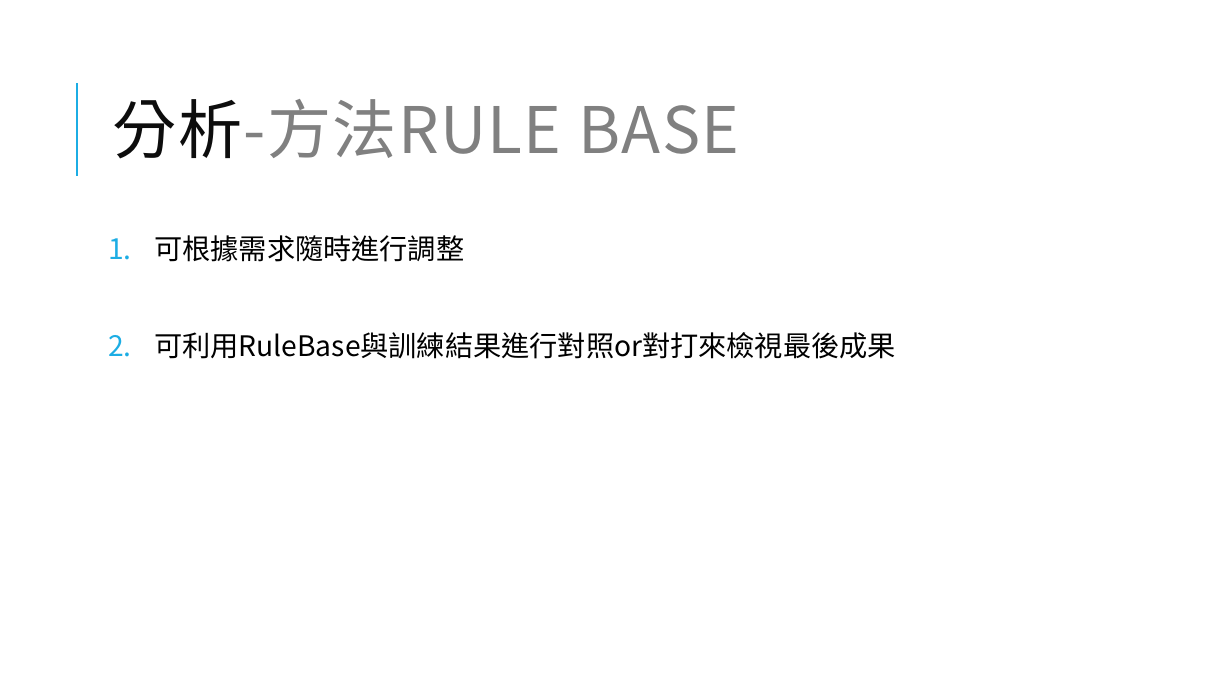
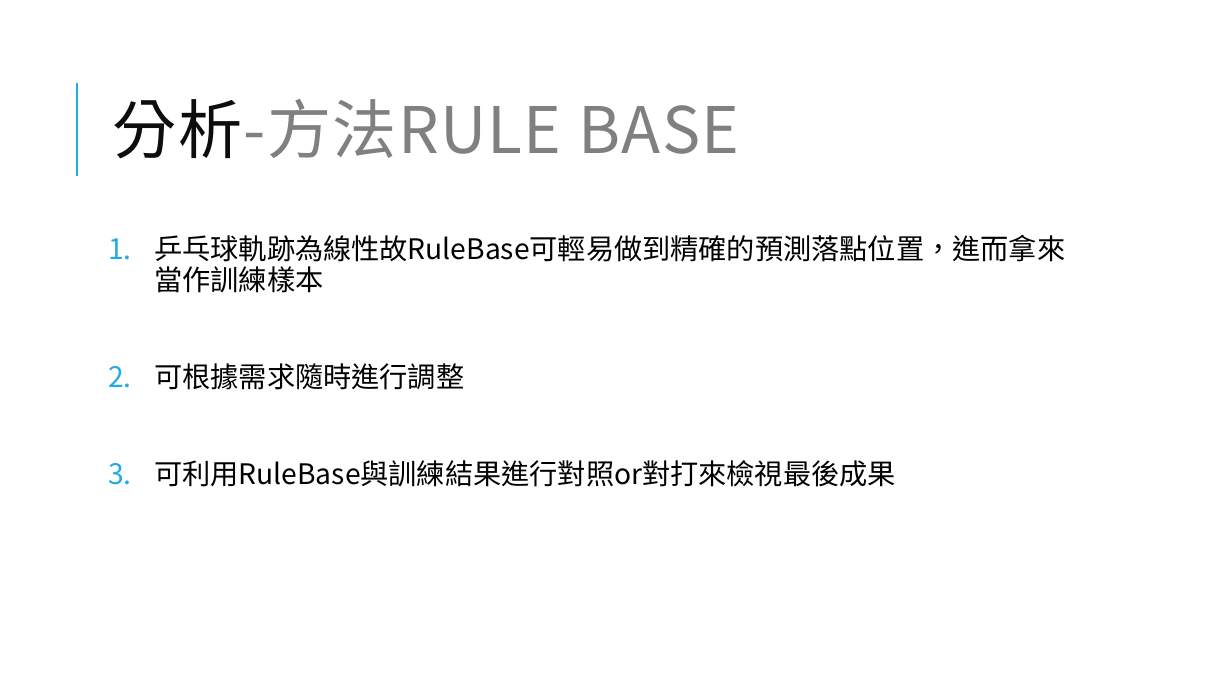
Before and after one commit to HsuTengHsiung/Arkanoid, a slide deck: slide 10 of 機器學習-桌球.pptx. Drawn at 1232x693 pixels with LibreOffice and Linux fonts; fonts in the diff are those of the drawing. Boxes give left, top, right and bottom in pixels: in the first picture for what was removed or moved away, otherwise in the second. Text is boxed around its words. In the diff, an @@ line names an element or a change of style, - is before the commit and + after.

```diff
--- a/機器學習-桌球.pptx
+++ b/機器學習-桌球.pptx
@@ text at <box>154,235,1065,293</box>: paragraph added @@
+1. 乒乓球軌跡為線性故RuleBase可輕易做到精確的預測落點位置，進而拿來當作訓練樣本
```
Also in this commit, not shown: 1 other slide changed.
